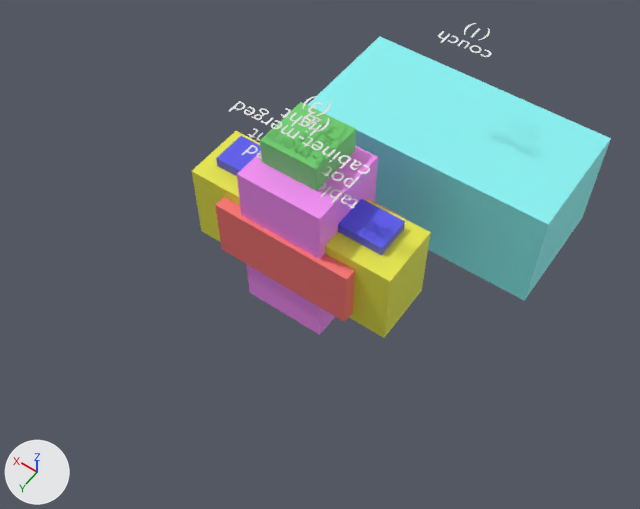
What one commit did to the Blender file inference/output/reconstruction.blend.
The view is the same before and after, from a 50 mm lens placed at (-2.4, 1.61, 4.22), pointed at (-0.34, -1.27, -0.31). Arrows for +X, +Y and +Z are at lower left; the lights stay in place. The picture after the commit comes second.

In view in the first picture: 'Text.001', 'Text.002', 'Text.004', 'Text.005', 'cabinet-merged_2', 'couch_1', 'light_3', 'potted plant_8', 'table-merged_7', 'tv_5' and 1 more.
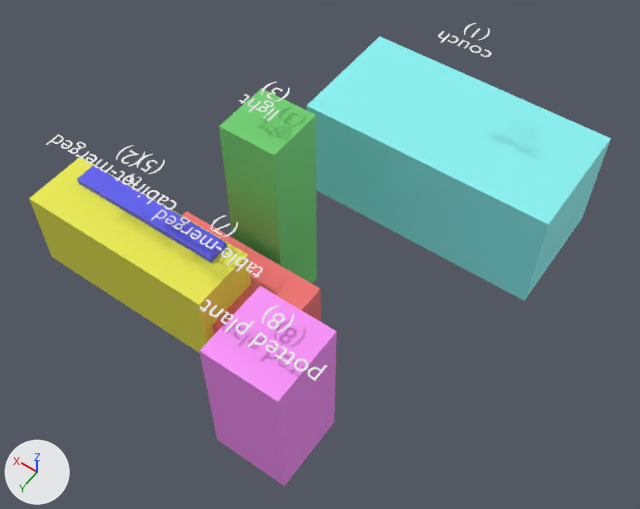
Edits to the scene script, one JSON object a line:
```json
{"block": "me_cube_001", "where": "# used by ob_cabinet_merged_2; location = (-0.217, -1.313, -0.204)"}
{"op": "remove", "block": "me_cube_001", "code": "me_cube_001.from_pydata(...)  # 8 vertices, 6 faces; spans x -0.75..0.75, y -0.22..0.22, z -0.3..0.3"}
{"op": "add", "block": "me_cube_001", "code": "me_cube_001.from_pydata(...)  # 8 vertices, 6 faces; spans x -0.7..0.7, y -0.22..0.22, z -0.3..0.3"}
{"block": "me_cube_001", "change": "me_cube_001 part 1: the whole mesh is scaled about its middle by (0.933, 1, 1)"}
{"block": "me_cube_003", "where": "# used by ob_tv_5; location = (-0.197, -1.343, -0.21)"}
{"op": "remove", "block": "me_cube_003", "code": "me_cube_003.from_pydata(...)  # 8 vertices, 6 faces; spans x -0.625..0.625, y -0.125..0.125, z -0.375..0.375"}
{"op": "add", "block": "me_cube_003", "code": "me_cube_003.from_pydata(...)  # 8 vertices, 6 faces; spans x -0.55..0.55, y -0.075..0.075, z -0.325..0.325"}
{"block": "me_cube_003", "change": "me_cube_003 part 2: the whole mesh is scaled about its middle by (0.88, 0.6, 0.867)"}
{"block": "me_cube_004", "where": "# used by ob_table_merged_7; location = (-0.225, -1.303, -0.207)"}
{"op": "remove", "block": "me_cube_004", "code": "me_cube_004.from_pydata(...)  # 8 vertices, 6 faces; spans x -0.5..0.5, y -0.3..0.3, z -0.225..0.225"}
{"op": "add", "block": "me_cube_004", "code": "me_cube_004.from_pydata(...)  # 8 vertices, 6 faces; spans x -0.55..0.55, y -0.3..0.3, z -0.225..0.225"}
{"block": "me_cube_004", "change": "me_cube_004 part 3: the whole mesh is scaled about its middle by (1.1, 1, 1)"}
{"block": "me_cube_005", "where": "# used by ob_potted_plant_8; location = (-0.209, -1.332, -0.211)"}
{"op": "remove", "block": "me_cube_005", "code": "me_cube_005.from_pydata(...)  # 8 vertices, 6 faces; spans x -0.3..0.3, y -0.3..0.3, z -0.6..0.6"}
{"op": "add", "block": "me_cube_005", "code": "me_cube_005.from_pydata(...)  # 8 vertices, 6 faces; spans x -0.25..0.25, y -0.25..0.25, z -0.5..0.5"}
{"block": "me_cube_005", "change": "me_cube_005 part 4: the whole mesh is scaled about its middle by 0.833"}
{"op": "set", "path": "ob_cabinet_merged_2.location", "old": "(-0.217, -1.313, -0.204)", "new": "(0.557, -0.581, -0.27)"}
{"op": "set", "path": "ob_light_3.location", "old": "(-0.167, -1.394, -0.229)", "new": "(0.042, -1.286, -0.152)"}
{"op": "set", "path": "ob_tv_5.location", "old": "(-0.197, -1.343, -0.21)", "new": "(0.547, -0.703, -0.254)"}
{"op": "set", "path": "ob_table_merged_7.location", "old": "(-0.225, -1.303, -0.207)", "new": "(0.031, -0.728, -0.494)"}
{"op": "set", "path": "ob_potted_plant_8.location", "old": "(-0.209, -1.332, -0.211)", "new": "(-0.76, -0.231, -0.131)"}
{"op": "set", "path": "ob_text_001.location", "old": "(-0.217, -1.313, 0.696)", "new": "(0.557, -0.581, 0.57)"}
{"op": "set", "path": "ob_text_002.location", "old": "(-0.167, -1.394, 0.731)", "new": "(0.042, -1.286, 0.808)"}
{"op": "set", "path": "ob_text_003.location", "old": "(-0.197, -1.343, 0.54)", "new": "(0.547, -0.703, 0.406)"}
{"op": "set", "path": "ob_text_004.location", "old": "(-0.225, -1.303, 0.393)", "new": "(0.031, -0.728, 0.166)"}
{"op": "set", "path": "ob_text_005.location", "old": "(-0.209, -1.332, 0.509)", "new": "(-0.76, -0.231, 0.469)"}
```

What differs and where, as boxes (x1, y1, x2, y2) in the pictures (640 x 509 px):
```json
{"object": "potted plant_8", "change": "moved, rescaled", "before": [237, 146, 378, 335], "after": [200, 286, 337, 486]}
{"object": "cabinet-merged_2", "change": "moved, rescaled", "before": [192, 131, 431, 338], "after": [29, 157, 251, 353], "on screen": "7% narrower"}
{"object": "light_3", "change": "moved", "before": [260, 102, 356, 191], "after": [219, 88, 317, 284]}
{"object": "table-merged_7", "change": "moved, rescaled", "before": [215, 197, 401, 322], "after": [182, 211, 321, 335]}
{"object": "tv_5", "change": "moved, rescaled", "before": [216, 136, 405, 255], "after": [77, 165, 227, 263], "on screen": "21% narrower, 18% shorter"}
{"object": "Text.001", "change": "moved", "before": [228, 101, 370, 174], "after": [46, 134, 177, 210]}
{"object": "Text.005", "change": "moved", "before": [248, 128, 360, 188], "after": [200, 299, 327, 381]}
{"object": "Text.004", "change": "moved", "before": [242, 145, 358, 208], "after": [150, 209, 263, 277]}
{"object": "Text.002", "change": "moved", "before": [281, 96, 331, 136], "after": [239, 82, 290, 121]}
{"object": "Text.003", "change": "moved", "after": [123, 154, 165, 186], "on screen": "not visible before"}
```
